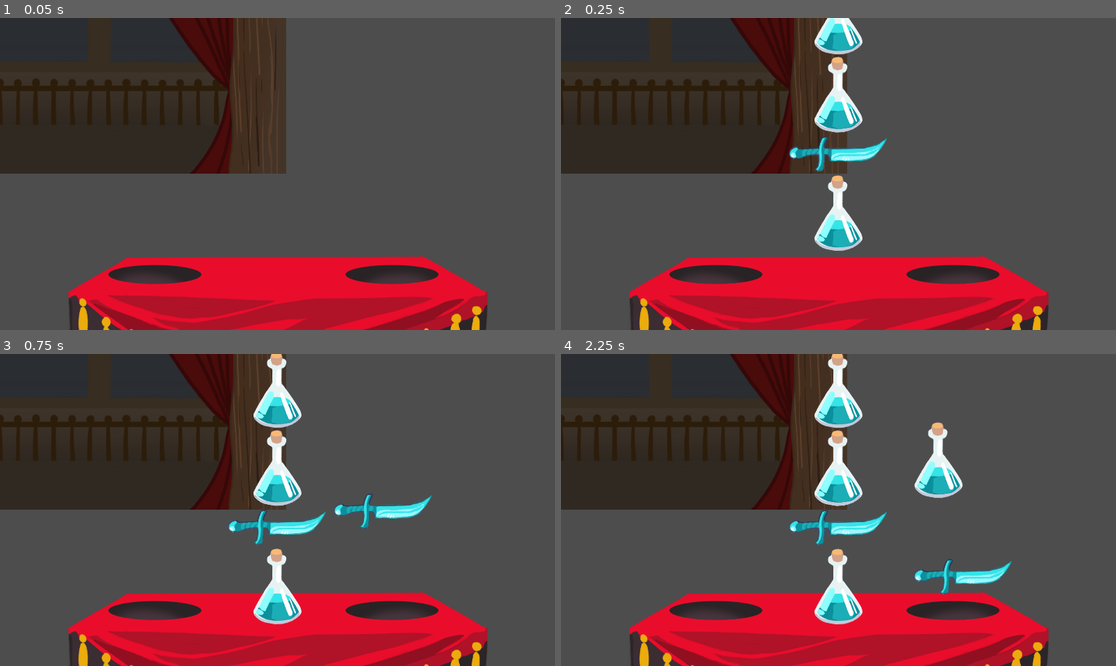
Above: before the commit, frames 1-4 (two rows, left to right).
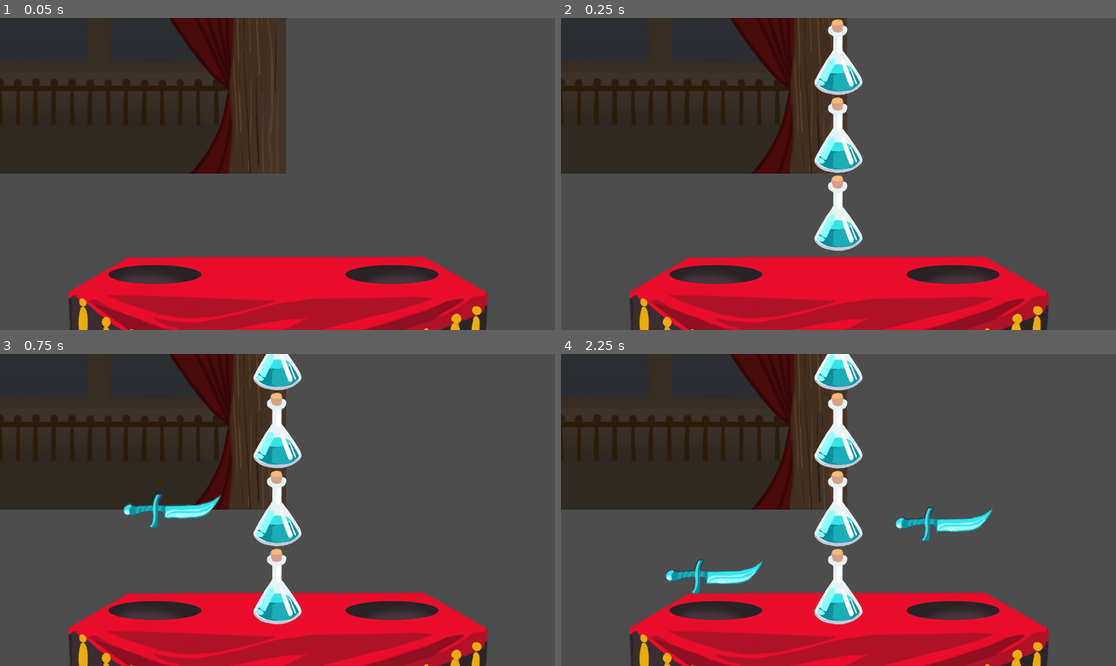
Above: after the commit, the same moments.

Repository: entityJY/wizard-sorting
Game: Godot game, scene res://levels/level_1/level_1.tscn
The game is run twice, just before and just after one commit, with the same random seed, the same clock (stepped at 60 frames per second) and the same inputs. The project has no main scene, so this scene is started directly.
Inputs:
- Up to frame 1 (0.05 s): no input
- Up to frame 2 (0.25 s): no input
- Up to frame 3 (0.75 s): hold Right (right) from 0.53 s (still down)
- Up to frame 4 (2.25 s): release Right (right) at 1.28 s; hold Down (down) 1.28-2.03 s; tap Enter at 2 s; hold Right (right) from 2.03 s (still down)

Frame 1 is identical in both runs. In frame 2, 3.5% of the frame differs, in the area x 41-59%, y 0-50%; in frame 3, 5.7%; in frame 4, 7.4%, in the area x 18-82%, y 0-78%.

Commit message:
Tested confusion, implemented some effects

Diff:
--- a/levels/level.gd
+++ b/levels/level.gd
@@ -60,6 +60,7 @@
 		discard_stack.append(item)
 
 	if left or right or down:
+		user_effects.decrement_effects()
 		if not unsorted_stack.is_empty():
 			unsorted_stack.item_stack[0].on_enter_active_sort(user_effects)
 
@@ -162,6 +163,9 @@
 		prev_height = item.sprite.get_height()
 	unsorted_stack.item_stack.reverse()
 
+	# activate on_active effect of first item
+	unsorted_stack.item_stack[0].on_enter_active_sort(user_effects)
+
 
 func _on_stack_timer_timeout():
 	# move items into holes
--- a/levels/level_1/level_1.tscn
+++ b/levels/level_1/level_1.tscn
@@ -1,18 +1,27 @@
-[gd_scene load_steps=10 format=3 uid="uid://crydldhop7eyk"]
+[gd_scene load_steps=14 format=3 uid="uid://crydldhop7eyk"]
 
 [ext_resource type="Script" uid="uid://5y0d4l88w2nq" path="res://levels/level.gd" id="1_k1ttk"]
 [ext_resource type="Script" uid="uid://drjgkm8r1ypcg" path="res://items/basic_item.gd" id="2_45440"]
 [ext_resource type="Resource" uid="uid://dxgdjwptdx0cn" path="res://items/blue_knife.tres" id="3_j48du"]
+[ext_resource type="Script" uid="uid://5vfpq1c3oeq8" path="res://resources/effects/basic_effect.gd" id="4_la5aw"]
 [ext_resource type="Script" uid="uid://b3t2d1rtlp32f" path="res://resources/item_stack.gd" id="5_8jbay"]
+[ext_resource type="Resource" uid="uid://bgxys31xdw6vm" path="res://resources/effects/confusion_on_active.tres" id="5_hyp3v"]
+[ext_resource type="Texture2D" uid="uid://cpl3twwukqr3v" path="res://assets/blue knife.png" id="5_qbdb0"]
 [ext_resource type="Texture2D" uid="uid://dxcmrshjxkgjk" path="res://assets/table front.png" id="6_mxc8w"]
 [ext_resource type="Texture2D" uid="uid://b5f7roo05aq48" path="res://assets/table base.png" id="7_j48du"]
 [ext_resource type="Texture2D" uid="uid://07t0yhbsmgo2" path="res://Backgrounds/background2.png" id="8_j48du"]
 [ext_resource type="Resource" uid="uid://b6wciwk4136me" path="res://items/blue_potion.tres" id="9_lwxes"]
 
+[sub_resource type="Resource" id="Resource_hyp3v"]
+resource_local_to_scene = true
+script = ExtResource("2_45440")
+effects = Array[ExtResource("4_la5aw")]([ExtResource("5_hyp3v")])
+sprite = ExtResource("5_qbdb0")
+metadata/_custom_type_script = "uid://drjgkm8r1ypcg"
+
 [sub_resource type="Resource" id="Resource_j48du"]
 script = ExtResource("5_8jbay")
-item_stack = Array[ExtResource("2_45440")]([ExtResource("3_j48du"), ExtResource("3_j48du"), ExtResource("3_j48du"), ExtResource("3_j48du"), ExtResource("9_lwxes"), ExtResource("9_lwxes"), ExtResource("9_lwxes"), ExtResource("9_lwxes")])
-randomized_order = true
+item_stack = Array[ExtResource("2_45440")]([SubResource("Resource_hyp3v"), ExtResource("3_j48du"), ExtResource("3_j48du"), ExtResource("3_j48du"), ExtResource("9_lwxes"), ExtResource("9_lwxes"), ExtResource("9_lwxes"), ExtResource("9_lwxes")])
 metadata/_custom_type_script = "uid://b3t2d1rtlp32f"
 
 [node name="Level1" type="Node2D" node_paths=PackedStringArray("stack_timer")]
--- a/resources/effects/confusion_on_active.tres
+++ b/resources/effects/confusion_on_active.tres
@@ -5,4 +5,5 @@
 [resource]
 script = ExtResource("1_n7rnh")
 duration = 1
+target = 2
 metadata/_custom_type_script = "uid://cvvj235ysvrmh"
--- a/resources/effects/confusion_on_discard.tres
+++ b/resources/effects/confusion_on_discard.tres
@@ -5,5 +5,4 @@
 [resource]
 script = ExtResource("1_bjtea")
 duration = 1
-target = 1
 metadata/_custom_type_script = "uid://cvvj235ysvrmh"
--- a/resources/effects/confusion_on_sort.tres
+++ b/resources/effects/confusion_on_sort.tres
@@ -5,5 +5,5 @@
 [resource]
 script = ExtResource("1_c1cw5")
 duration = 1
-target = 2
+target = 1
 metadata/_custom_type_script = "uid://cvvj235ysvrmh"
--- a/resources/player_effects/user_effects.gd
+++ b/resources/player_effects/user_effects.gd
@@ -2,3 +2,7 @@
 class_name UserEffects
 
 @export var confusion: int
+
+func decrement_effects() -> void:
+    if confusion > 0:
+        confusion -= 1
